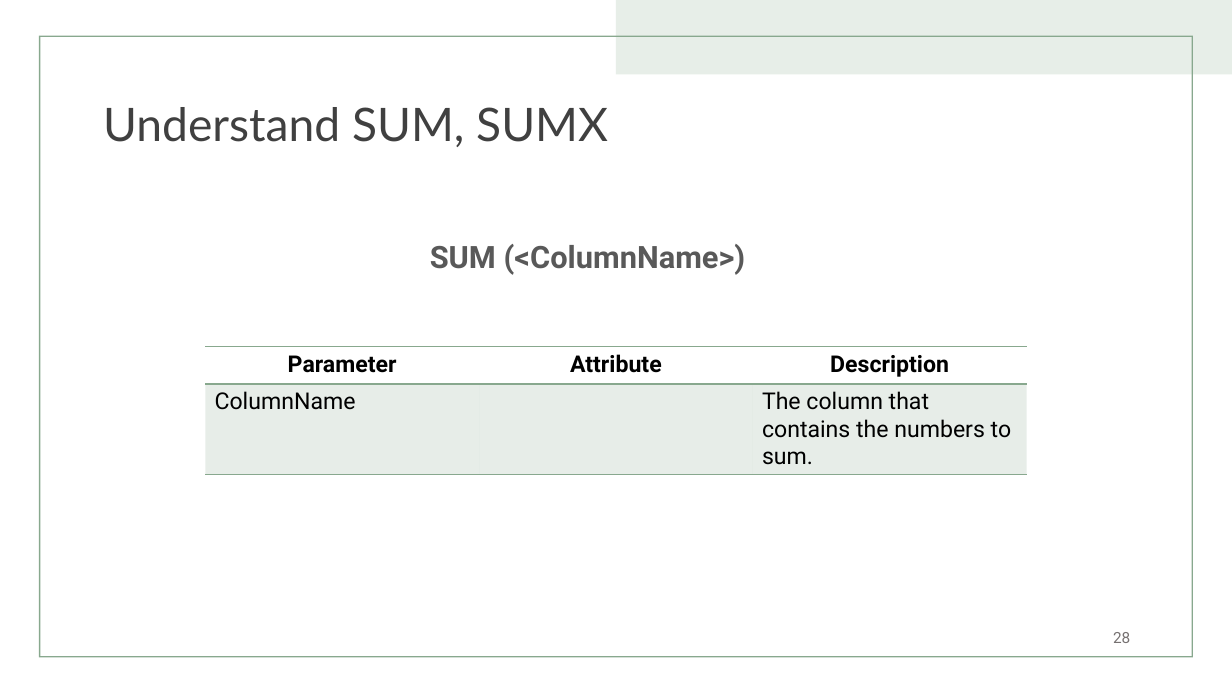
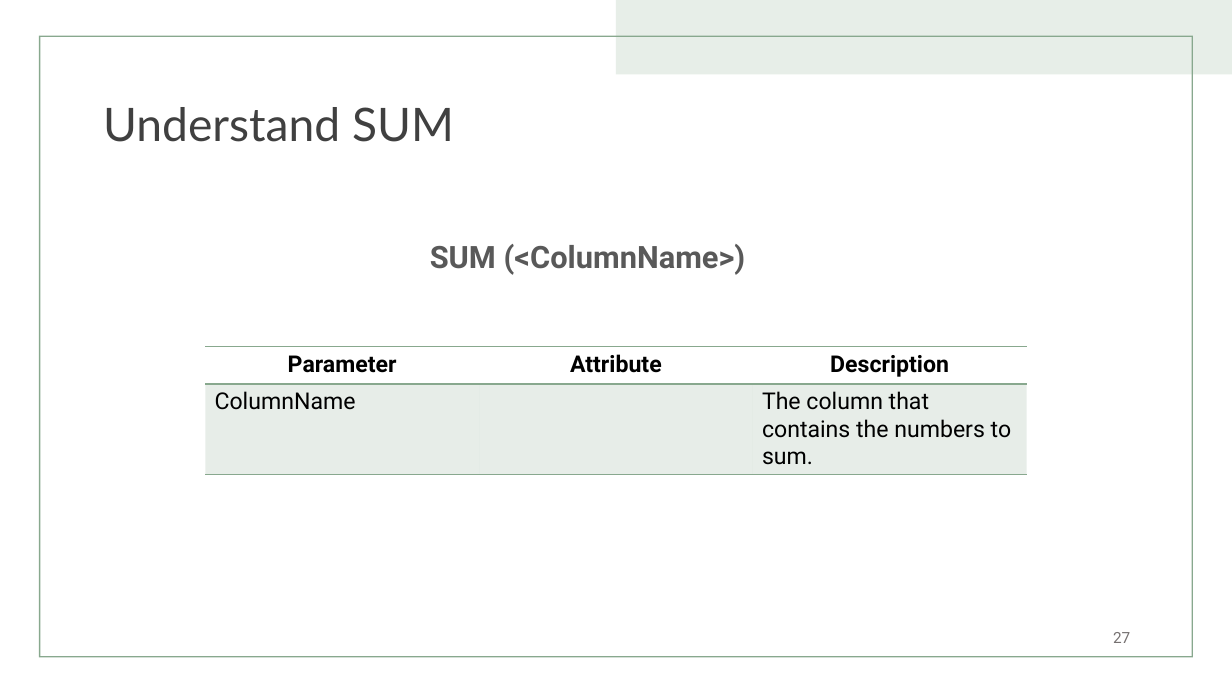
Before and after one commit to TizCloud/DAX-in-A-Day, a slide deck: slide 27 of Data Analysis Expression (DAX) for Power BI - Update.pptx (slide 28 before the commit). Drawn at 1232x693 pixels with LibreOffice and Linux fonts; fonts in the diff are those of the drawing. Boxes give left, top, right and bottom in pixels: in the first picture for what was removed or moved away, otherwise in the second. Text is boxed around its words. In the diff, an @@ line names an element or a change of style, - is before the commit and + after.

```diff
--- a/Data Analysis Expression (DAX) for Power BI - Update.pptx
+++ b/Data Analysis Expression (DAX) for Power BI - Update.pptx
@@ title at bbox=[103, 107, 454, 142]: text changed @@
-Understand SUM, SUMX
+Understand SUM
@@ page number at bbox=[1113, 632, 1130, 643]: text changed @@
-28
+27
```
Also in this commit, not shown: 5 other slides changed, 5 slides added, 29 slides removed.
